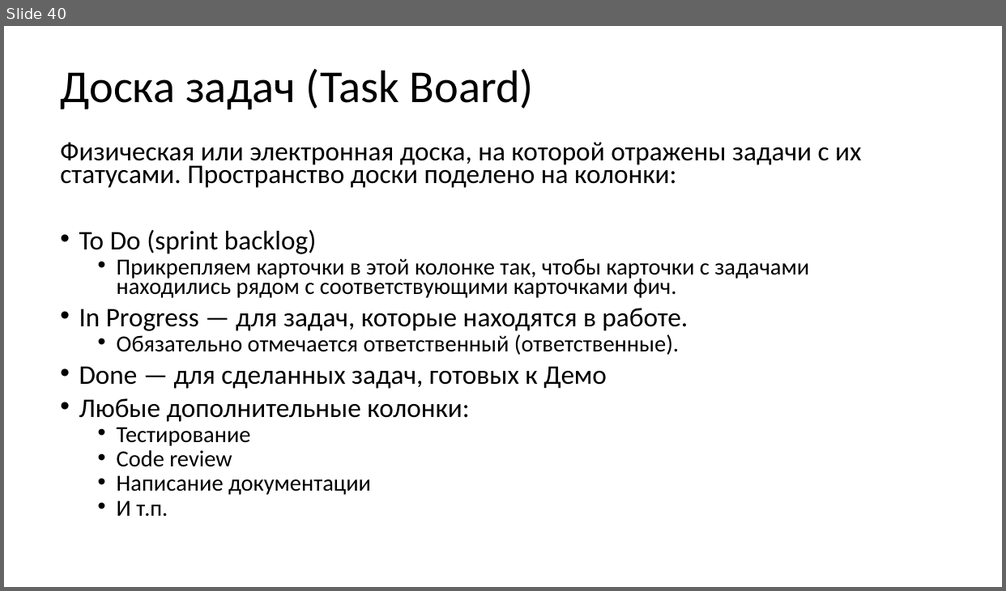
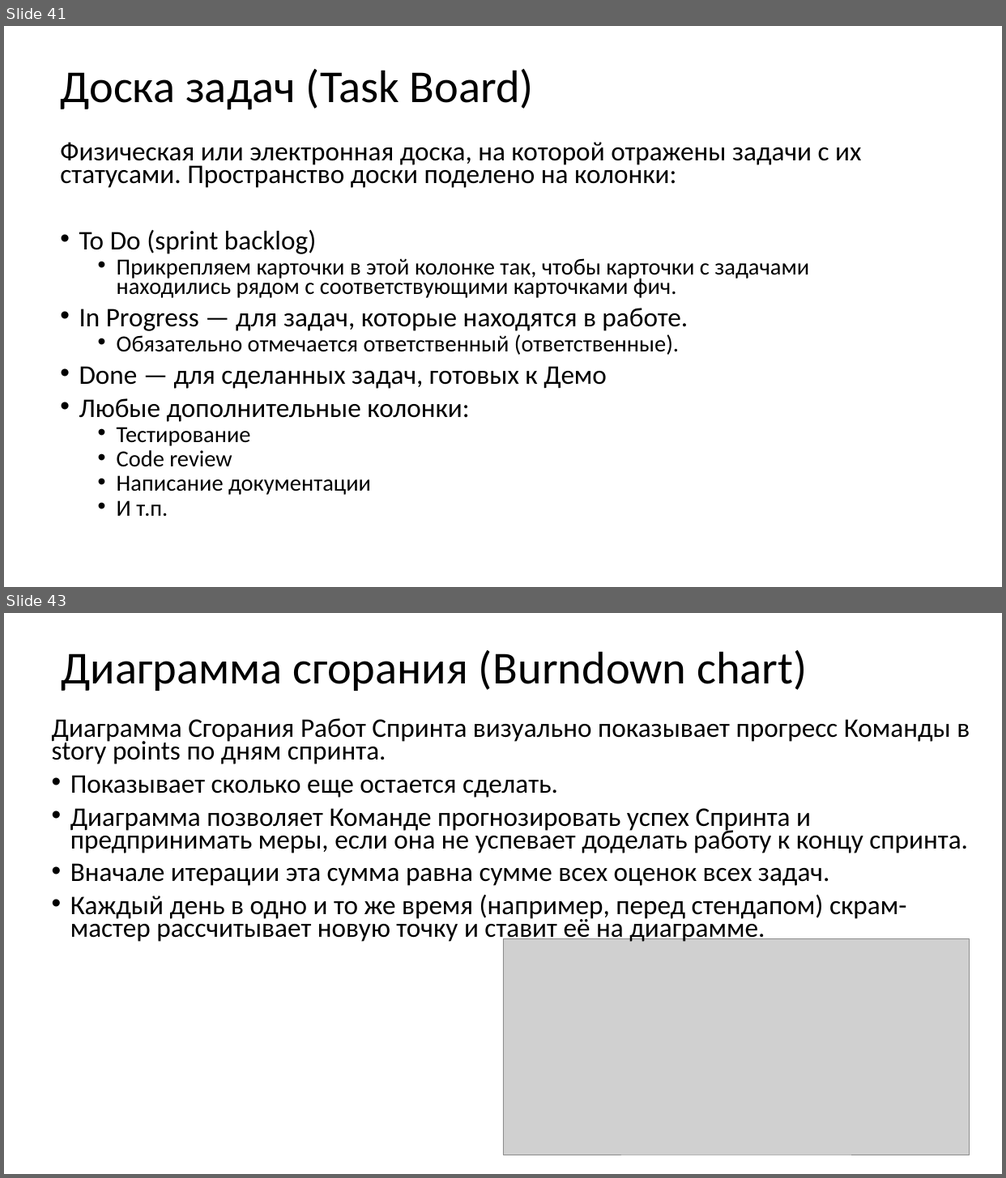
Before and after one commit to xtrueman/soft_dev_mgmt_course, a slide deck: slides/01-SCRUM.pptx. Shown one above the other, each under a label of ours: slide 40 before the commit, slides 41 and 43 after it; the slides between them are not shown. The pictures are 1006x591 and 1006x1178 pixels, drawn with LibreOffice and Linux fonts; fonts in the diff are those of the drawing; grey boxes stand for pictures. Boxes give left, top, right and bottom in pixels: in the first picture for what was removed or moved away, otherwise in the second. Text is boxed around its words. In the diff, an @@ line names an element or a change of style, - is before the commit and + after.

```diff
--- a/slides/01-SCRUM.pptx
+++ b/slides/01-SCRUM.pptx
@@ slide 43 added at <box>4,613,1002,1174</box>, background #FFFFFF @@
@@ title added at <box>61,650,807,691</box>, 44 pt, text #000000 @@
+Диаграмма сгорания (Burndown chart)
@@ text added at <box>52,718,970,944</box>, 25.9 pt, text #000000 @@
+Диаграмма Сгорания Работ Спринта визуально показывает прогресс Команды в story points по дням спринта.
+• Показывает сколько еще остается сделать.
+• Диаграмма позволяет Команде прогнозировать успех Спринта и предпринимать меры, если она не успевает доделать работу к концу спринта.
+• Вначале итерации эта сумма равна сумме всех оценок всех задач.
+• Каждый день в одно и то же время (например, перед стендапом) скрам-мастер рассчитывает новую точку и ставит её на диаграмме.
@@ picture added at <box>503,939,970,1155</box> @@
@@ what was slide 40 is now slide 41 @@
```
Also in this commit, not shown: 5 slides changed, 4 other slides added, 3 other files.
